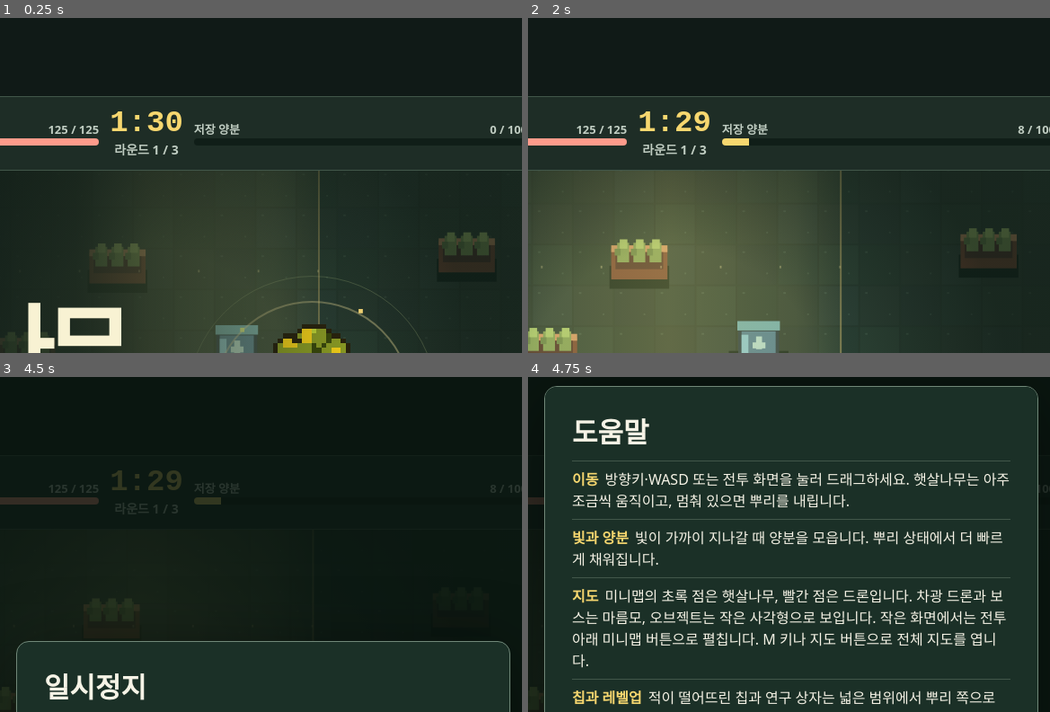
Above: before the commit, frames 1-4 (two rows, left to right).
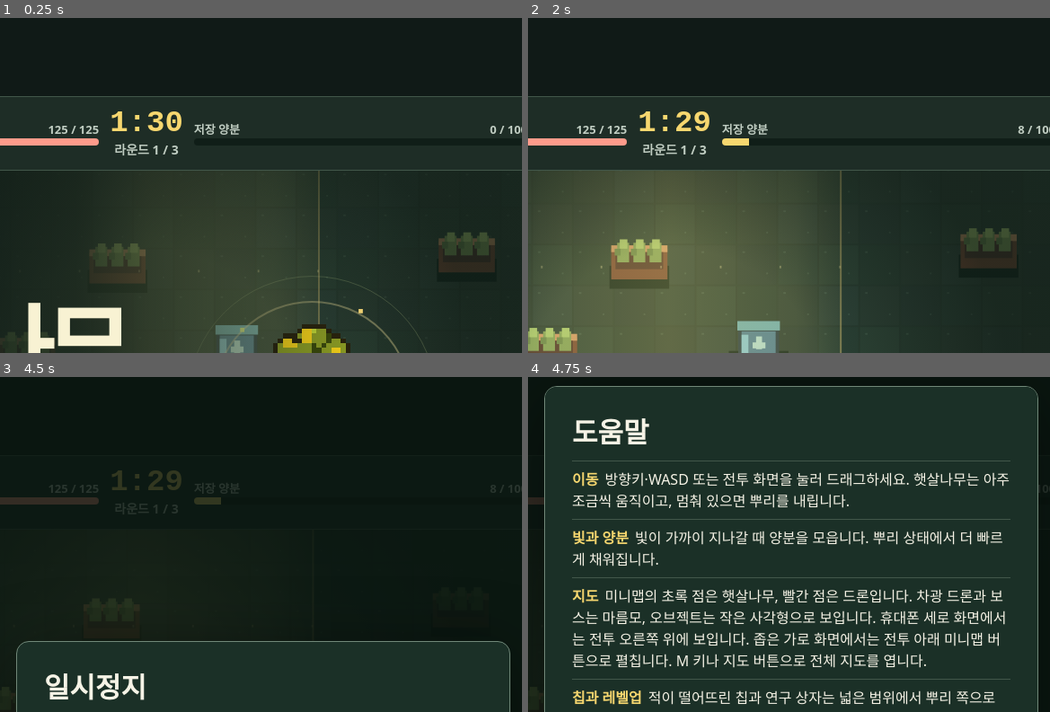
Above: after the commit, the same moments.

Repository: DynaSpera/science-survivor-play
Game: browser game, page index.html
Same seed, same stepped clock (60 frames per second), same inputs: the game is played once before the commit and once after it.
Inputs (mouse positions are % of the whole screen's width and height, from its top left):
- Up to frame 1 (0.25 s): no input
- Up to frame 2 (2 s): click "게임 시작" at 0.27 s; hold Right 1.03-1.53 s; click (39, 64) at 1.07 s; tap Space at 1.1, 1.6 s; hold Down 1.58-1.85 s; click (24, 50) at 1.67 s; hold Left from 1.9 s (still down)
- Up to frame 3 (4.5 s): click "일시정지" at 2.02 s; tap Space every 0.5 s from 2.1 to 4.1 s; click (54, 47) at 2.27 s; release Left at 2.47 s; hold Up 2.52-2.82 s; click (50, 71) at 2.87 s; hold Right 2.87-3.53 s; click (20, 74) at 3.47 s; hold Up 3.58-3.82 s; hold Left 3.87-4.3 s; click (39, 43) at 4.07 s; hold Down from 4.35 s (still down)
- Up to frame 4 (4.75 s): click "도움말" at 4.52 s; tap Space at 4.6 s; click (62, 60) at 4.67 s; release Down at 4.68 s; hold Right from 4.73 s (still down)
The pictures show only the part of the screen within x 25-75%, y 0-50%; the shares and areas given below are measured in that part.

Frames 1-3 are identical in both runs. In frame 4, 3.4% of the frame differs, in the area x 8-92%, y 69-87%.

Commit message:
모바일 세로 미니맵 상시 표시

Diff:
--- a/index.html
+++ b/index.html
@@ -103,6 +103,12 @@
   .inventory .minimap:not([data-expanded="true"]){display:none}
   .equipment-dialog{position:fixed;inset:auto 0 0;width:100%;max-width:none;max-height:76svh;margin:0;border-radius:14px 14px 0 0;padding-bottom:max(18px,env(safe-area-inset-bottom))}
 }
+@media(max-width:850px) and (orientation:portrait){
+  #minimapToggle{display:none}
+  .arena .minimap{position:absolute;top:8px;right:8px;z-index:1;width:clamp(96px,28vw,124px);margin:0;pointer-events:none}
+  .arena .minimap figcaption{display:none}
+  .arena .minimap canvas{border-color:#8da78f99}
+}
 @media(max-width:560px){
   header{margin-bottom:7px}.brand strong{font-size:16px}
   .header-controls .button{padding-inline:9px}
@@ -130,7 +136,7 @@
         <div class="phase"><div id="clock" class="clock">1:30</div><strong id="phase">라운드 1 / 3</strong><span id="quizStatus" hidden></span></div>
         <div><div class="bar-label"><span>저장 양분</span><span id="fuelText">0 / 100</span></div><div id="fuelBar" class="progress" role="progressbar" aria-label="저장 양분" aria-valuemax="100" aria-valuenow="0"><span></span></div></div>
       </div>
-      <div class="arena">
+      <div id="arena" class="arena">
         <canvas id="field" aria-label="온실 전투 지도"></canvas>
         <div id="bossBar" class="boss" hidden><div id="bossName"></div><div id="bossHealth" class="progress" role="progressbar" aria-label="보스 체력"><span></span></div></div>
         <section class="cover" id="cover">
@@ -143,7 +149,7 @@
       </div>
       <div class="stats"><span id="level">Lv. 1</span><div class="progress" id="xpBar" role="progressbar" aria-label="다음 레벨까지 경험치" aria-valuemax="5" aria-valuenow="0"><span></span></div><span id="chipText">칩 0</span></div>
     </section>
-    <aside class="inventory" aria-label="미니맵과 장비">
+    <aside id="inventoryPanel" class="inventory" aria-label="미니맵과 장비">
       <div id="mobileTools" class="mobile-tools" hidden>
         <button id="minimapToggle" class="button" type="button" aria-controls="minimapPanel" aria-expanded="false">미니맵</button>
         <button id="gearButton" class="button" type="button" aria-haspopup="dialog">장비</button>
@@ -175,7 +181,7 @@
 const canvas = $("field");
 const paint = canvas.getContext("2d", {alpha:false});
 const map = $("minimap");
-const mapPaint = map.getContext("2d", {alpha:false});
+const mapPaint = map.getContext("2d");
 const modal = $("modal");
 const content = $("modalContent");
 const TAU = 2 * Math.PI;
@@ -218,6 +224,7 @@
 ];
 const motion = matchMedia("(prefers-reduced-motion: reduce)");
 const compactLayout = matchMedia("(max-width: 850px)");
+const portraitLayout = matchMedia("(max-width: 850px) and (orientation: portrait)");
 
 const weapons = {
   leaf: {name:"잎사귀 나선", icon:"❧", evolved:"태양 수관", passive:"water", detail:"회전하는 잎으로 가까운 적과 탄을 막습니다.", evolution:"양분을 써 더 넓은 바깥쪽 잎을 돌립니다."},
@@ -438,7 +445,7 @@
   for(const [title,detail] of [
     ["이동","방향키·WASD 또는 전투 화면을 눌러 드래그하세요. 햇살나무는 아주 조금씩 움직이고, 멈춰 있으면 뿌리를 내립니다."],
     ["빛과 양분","빛이 가까이 지나갈 때 양분을 모읍니다. 뿌리 상태에서 더 빠르게 채워집니다."],
-    ["지도","미니맵의 초록 점은 햇살나무, 빨간 점은 드론입니다. 차광 드론과 보스는 마름모, 오브젝트는 작은 사각형으로 보입니다. 작은 화면에서는 전투 아래 미니맵 버튼으로 펼칩니다. M 키나 지도 버튼으로 전체 지도를 엽니다."],
+    ["지도","미니맵의 초록 점은 햇살나무, 빨간 점은 드론입니다. 차광 드론과 보스는 마름모, 오브젝트는 작은 사각형으로 보입니다. 휴대폰 세로 화면에서는 전투 오른쪽 위에 보입니다. 좁은 가로 화면에서는 전투 아래 미니맵 버튼으로 펼칩니다. M 키나 지도 버튼으로 전체 지도를 엽니다."],
     ["칩과 레벨업","적이 떨어뜨린 칩과 연구 상자는 넓은 범위에서 뿌리 쪽으로 끌려옵니다."],
     ["잎과 진화","잎에 닿은 적의 탄을 막습니다. 잎사귀 나선을 강화하면 잎이 늘고 더 넓고 빠르게 돕니다. 잎사귀 나선 Lv. 4, 급수 모듈, 연구 상자를 모으면 태양 수관으로 진화합니다."],
     ["장비",`스킬 ${WEAPON_SLOTS}칸, 패시브 ${PASSIVE_SLOTS}칸입니다. 아이콘 아래 점은 최대 레벨, 채운 점은 현재 레벨입니다. 아이콘을 선택하면 효과나 진화 짝을 확인할 수 있습니다.`],
@@ -490,6 +497,17 @@
 function closeMap() {
   resume();
   $("mapButton").focus({preventScroll:true});
+}
+
+function placeMinimap() {
+  const panel=$("minimapPanel");
+  if(portraitLayout.matches){
+    $("arena").append(panel);
+    map.width=map.height;
+  } else {
+    $("inventoryPanel").insertBefore(panel,$("desktopGear"));
+    map.width=416;
+  }
 }
 
 function toggleMinimap() {
@@ -1740,13 +1758,15 @@
   const xOnMap=x=>left+(x-c.x)*scale;
   const yOnMap=y=>top+(y-c.y)*scale;
 
-  mapPaint.fillStyle="#14231d";
+  const overlay=portraitLayout.matches;
+  mapPaint.clearRect(0,0,map.width,map.height);
+  mapPaint.fillStyle=overlay?"#14231d88":"#14231d";
   mapPaint.fillRect(0,0,map.width,map.height);
   mapPaint.save();
   mapPaint.beginPath();
   mapPaint.rect(left,top,width*scale,height*scale);
   mapPaint.clip();
-  mapPaint.fillStyle="#1a2b23";
+  mapPaint.fillStyle=overlay?"#1a2b2378":"#1a2b23";
   mapPaint.fillRect(left,top,width*scale,height*scale);
   mapPaint.fillStyle="#bda34465";
   mapPaint.fillRect(xOnMap(sunAt(game.time)-LIGHT_WIDTH/2),top,LIGHT_WIDTH*scale,height*scale);
@@ -1799,7 +1819,7 @@
     scene(c,game?.time??Math.min(20,coverTime/3));
     if(game){
       drawBattle();
-      if(!compactLayout.matches||$("minimapPanel").dataset.expanded==="true") drawMinimap(c);
+      if(!compactLayout.matches||portraitLayout.matches||$("minimapPanel").dataset.expanded==="true") drawMinimap(c);
     } else {
       const foreground={x:c.x+c.w*(view.w<=560?.54:.71),y:c.y+c.h*(view.w<=560?.30:.50)};
       outlinedCircle(foreground,116,"#e8d99562",2);
@@ -1886,6 +1906,8 @@
 $("pause").addEventListener("click",pauseMenu);
 $("minimapToggle").addEventListener("click",toggleMinimap);
 $("gearButton").addEventListener("click",openGear);
+portraitLayout.addEventListener("change",placeMinimap);
+placeMinimap();
 renderEquipment($("weapons"),$("passives"),$("gearDetail"),{leaf:{level:1,evolved:false}},{});
 new ResizeObserver(fit).observe(canvas);
 fit();
